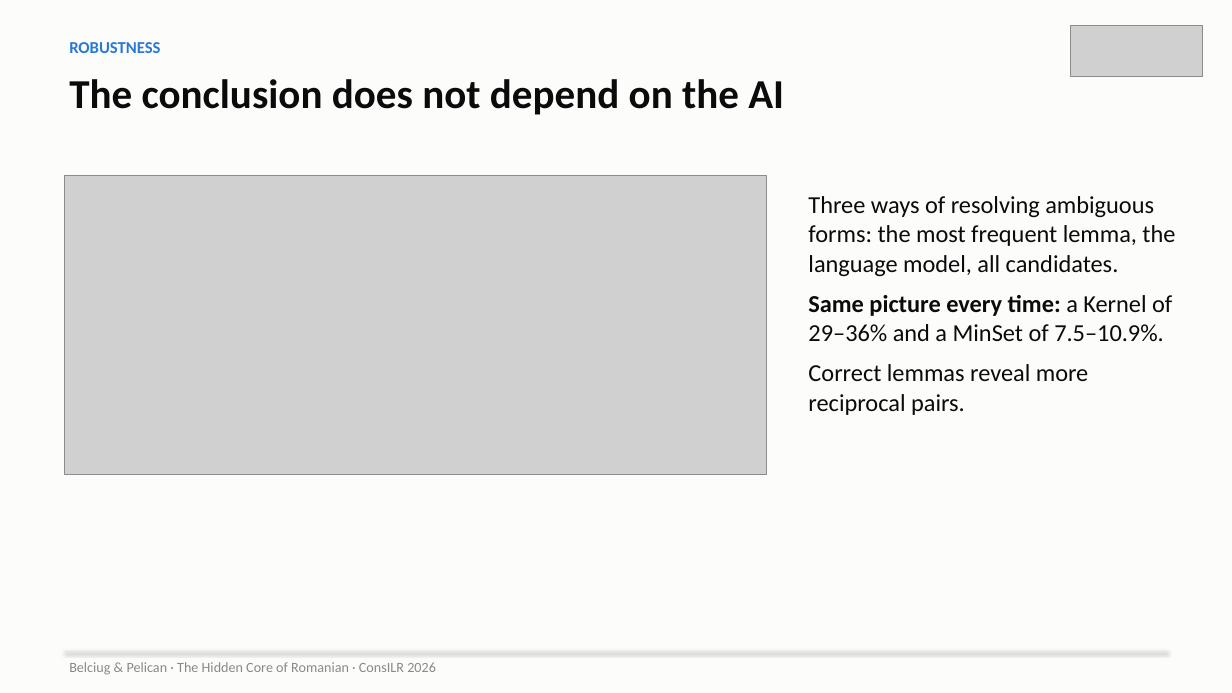
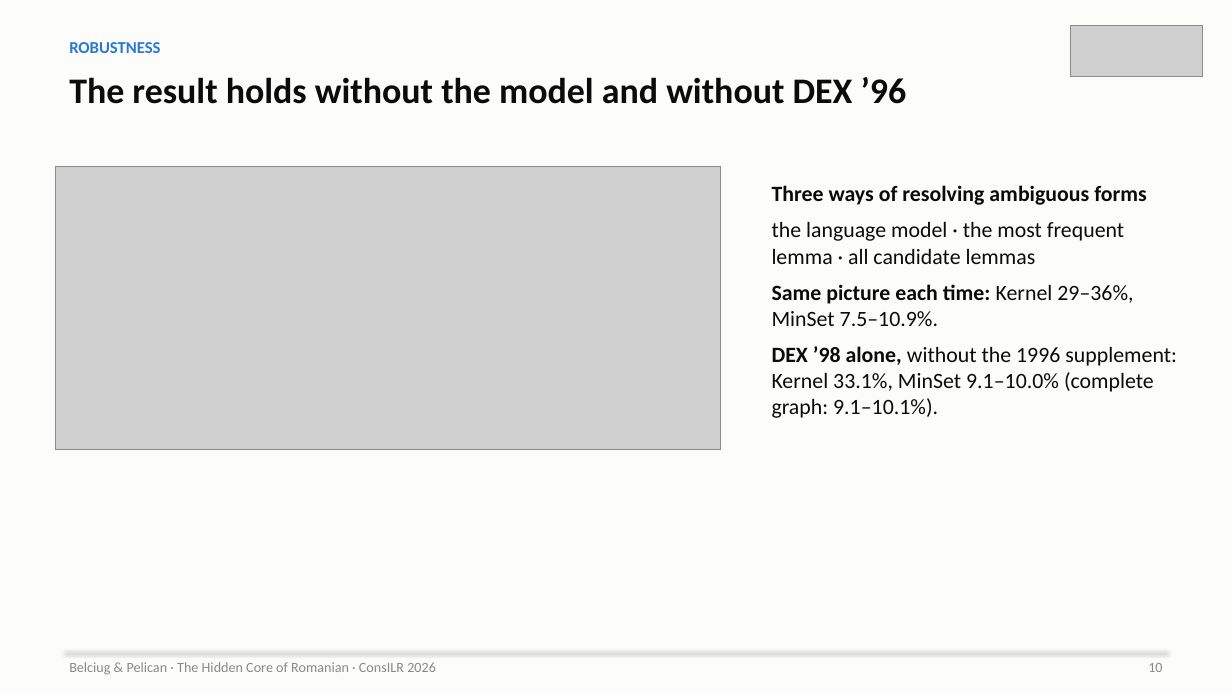
Before and after one commit to ovladon/hidden-core-romanian, a slide deck: slide 10 of slides/HiddenCore_ConsILR2026.pptx (slide 9 before the commit). Drawn at 1232x693 pixels with LibreOffice and Linux fonts; fonts in the diff are those of the drawing; grey boxes stand for pictures. Boxes give left, top, right and bottom in pixels: in the first picture for what was removed or moved away, otherwise in the second. Text is boxed around its words. In the diff, an @@ line names an element or a change of style, - is before the commit and + after.

```diff
--- a/slides/HiddenCore_ConsILR2026.pptx
+++ b/slides/HiddenCore_ConsILR2026.pptx
@@ text at (x1=69, y1=77, x2=907, y2=104): text changed; size 32 to 28 pt @@
-The conclusion does not depend on the AI
+The result holds without the model and without DEX ’96
@@ picture resized from (x1=65, y1=176, x2=767, y2=475) to (x1=55, y1=166, x2=721, y2=450) @@
@@ text at (x1=772, y1=185, x2=1177, y2=418): text changed; size 19 to 17 pt @@
-Three ways of resolving ambiguous forms: the most frequent lemma, the language model, all candidates.
-Same picture every time: a Kernel of 29–36% and a MinSet of 7.5–10.9%.
-Correct lemmas reveal more reciprocal pairs.
+Three ways of resolving ambiguous forms
+the language model · the most frequent lemma · all candidate lemmas
+Same picture each time: Kernel 29–36%, MinSet 7.5–10.9%.
+DEX ’98 alone, without the 1996 supplement: Kernel 33.1%, MinSet 9.1–10.0% (complete graph: 9.1–10.1%).
@@ text added at (x1=1148, y1=663, x2=1162, y2=672), 11 pt, text #8A8984 @@
+10
```
Also in this commit, not shown: 10 other slides changed, 10 slides added, 4 slides removed, 2 other files.
